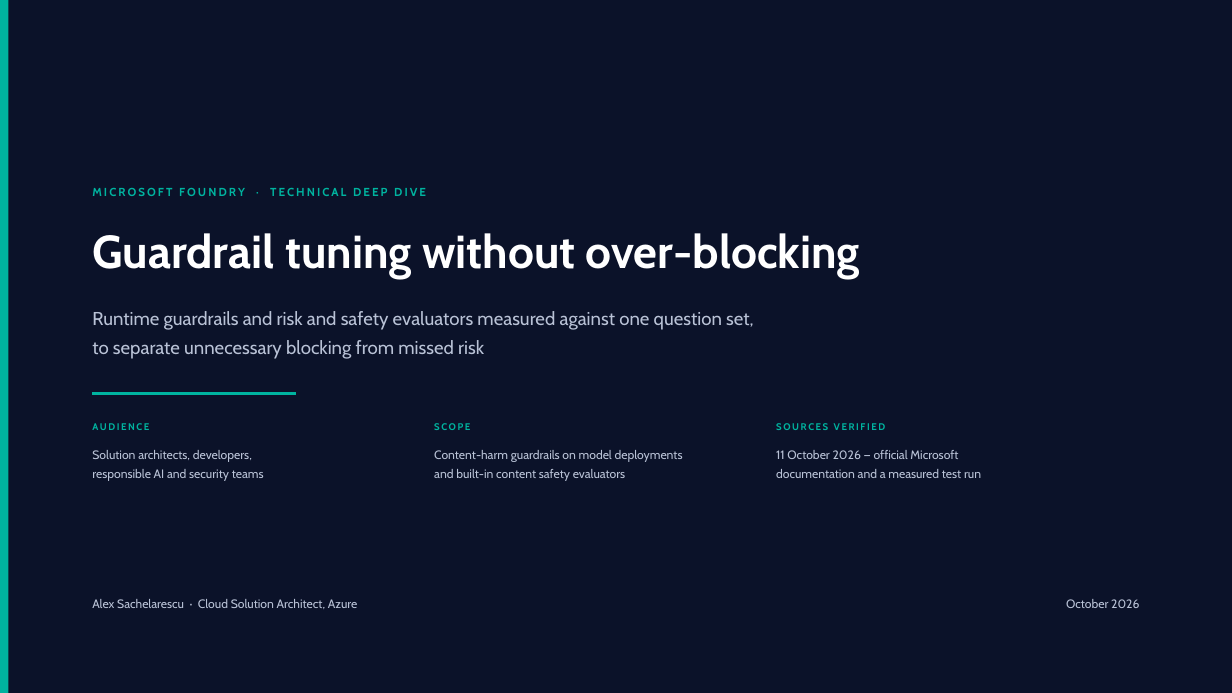
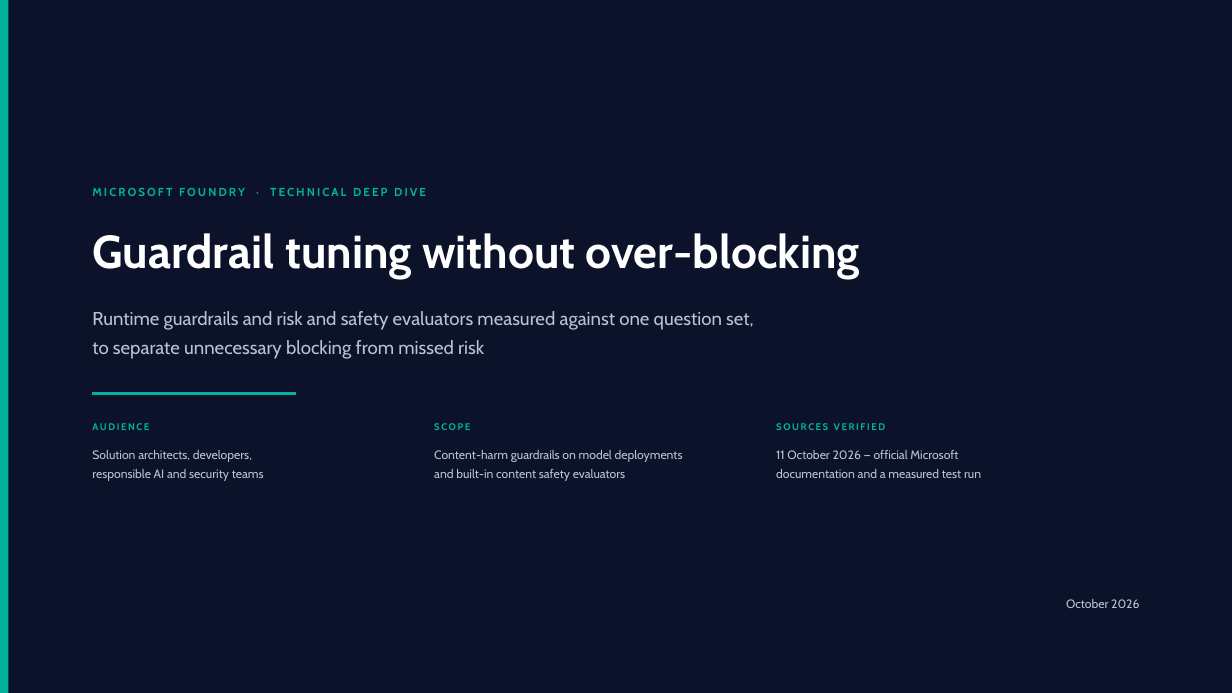
Before and after one commit to strudel0209/Microsoft-Foundry-What-s-New-and-Deep-Dive-Kit, a slide deck: slide 1 of decks/Microsoft Foundry Guardrails - Tuning Without Over-Blocking.pptx. Drawn at 1232x693 pixels with LibreOffice and Linux fonts; fonts in the diff are those of the drawing. Boxes give left, top, right and bottom in pixels: in the first picture for what was removed or moved away, otherwise in the second. Text is boxed around its words. In the diff, an @@ line names an element or a change of style, - is before the commit and + after.

```diff
--- a/decks/Microsoft Foundry Guardrails - Tuning Without Over-Blocking.pptx
+++ b/decks/Microsoft Foundry Guardrails - Tuning Without Over-Blocking.pptx
@@ text removed at bbox=[92, 599, 358, 609] @@
-Alex Sachelarescu · Cloud Solution Architect, Azure
```
Also in this commit, not shown: 2 other slides changed, 17 other files.
